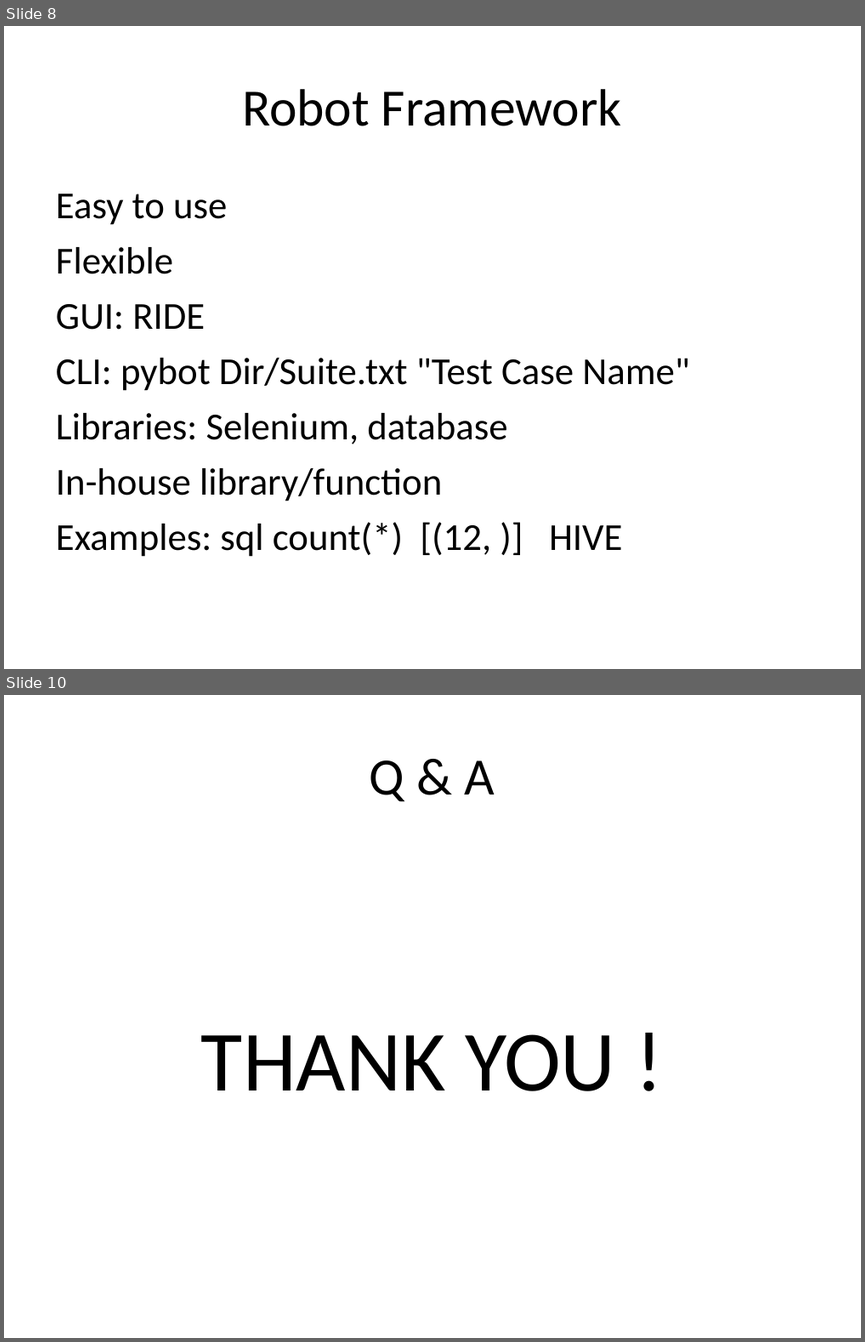
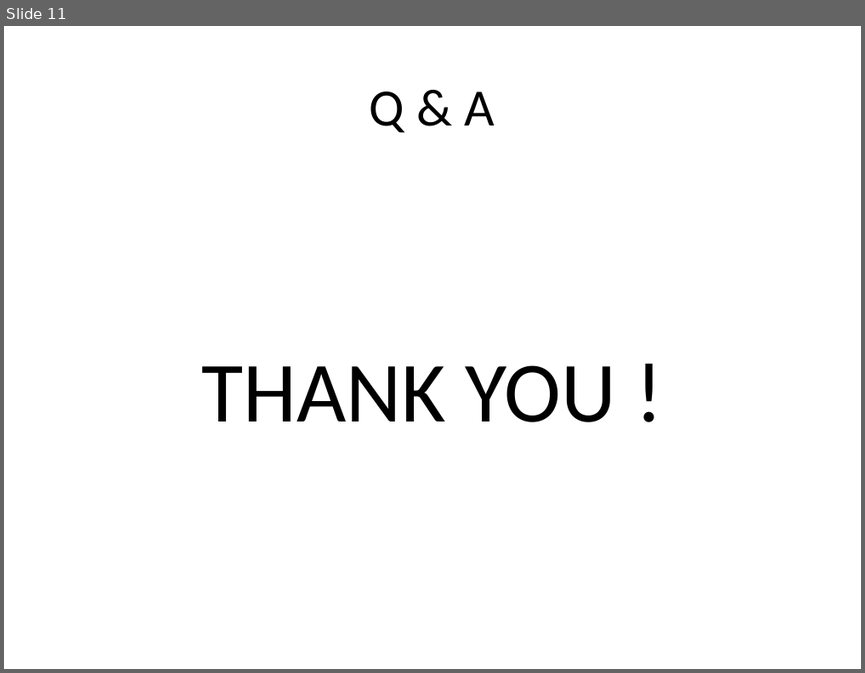
Before and after one commit to robin3795/sudoku, a slide deck: BigData.ppt. Shown one above the other, each under a label of ours: slides 8 and 10 before the commit, slide 11 after it; the slides between them are not shown. The pictures are 865x1342 and 865x673 pixels, drawn with LibreOffice and Linux fonts; fonts in the diff are those of the drawing. Boxes give left, top, right and bottom in pixels: in the first picture for what was removed or moved away, otherwise in the second. Text is boxed around its words. In the diff, an @@ line names an element or a change of style, - is before the commit and + after.

```diff
--- a/BigData.ppt
+++ b/BigData.ppt
@@ slide 8 removed at (4,26,861,669), background #FFFFFF @@
@@ title removed at (242,89,622,126) @@
-Robot Framework
@@ text removed at (56,193,689,556) @@
-Easy to use
-Flexible
-GUI: RIDE
-CLI: pybot Dir/Suite.txt "Test Case Name"
-Libraries: Selenium, database
-In-house library/function
-Examples: sql count(*) [(12, )] HIVE
@@ what was slide 10 is now slide 11 @@
```
Also in this commit, not shown: 7 slides changed, 3 slides added, 1 other slide removed, 1 other file.
